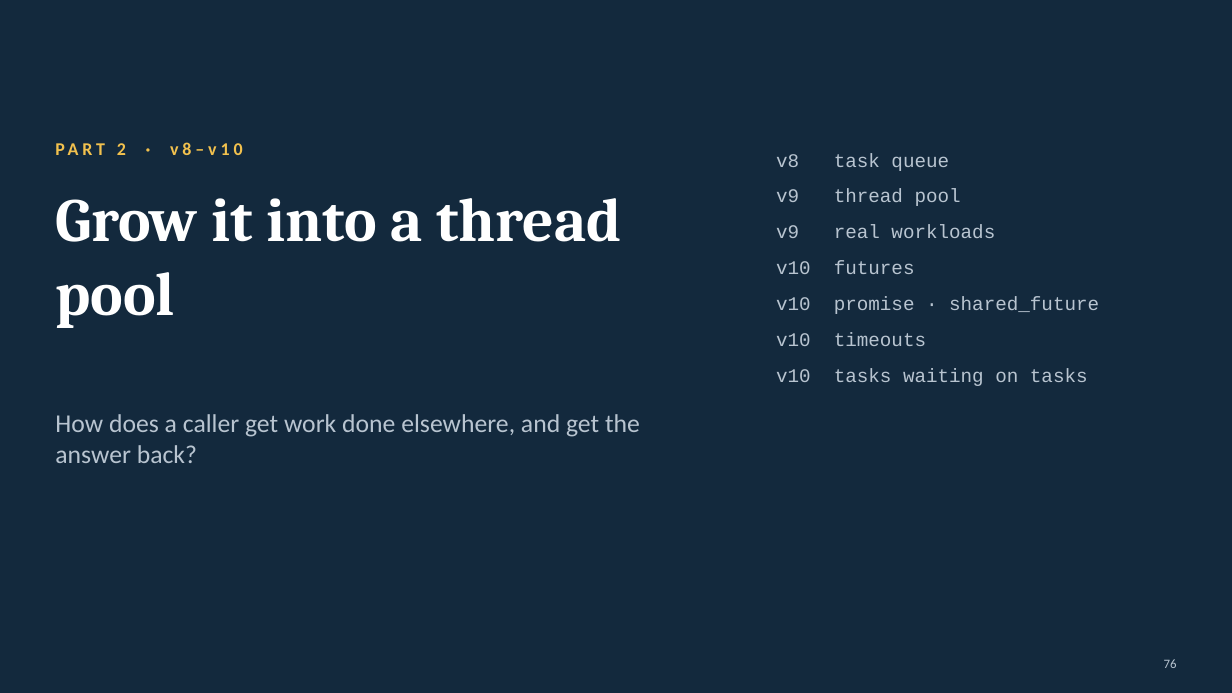
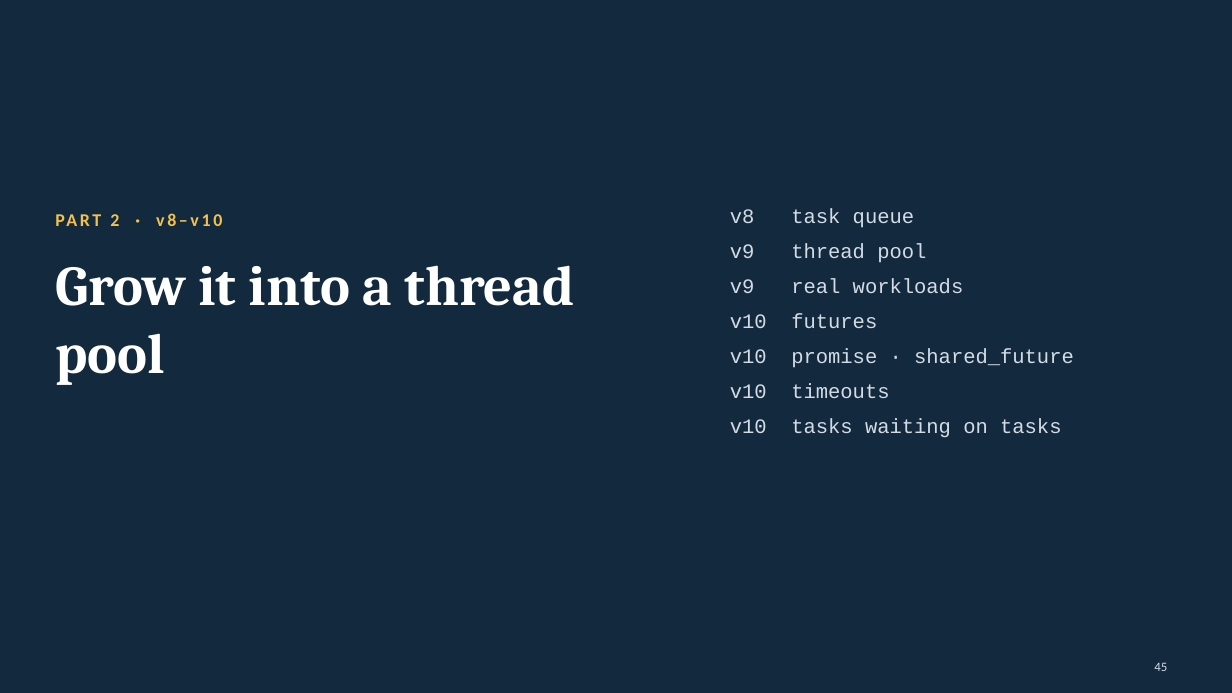
Before and after one commit to Kumarutkarsh9470/Project, a slide deck: slide 45 of Queue_Course.pptx (slide 76 before the commit). Drawn at 1232x693 pixels with LibreOffice and Linux fonts; fonts in the diff are those of the drawing. Boxes give left, top, right and bottom in pixels: in the first picture for what was removed or moved away, otherwise in the second. Text is boxed around its words. In the diff, an @@ line names an element or a change of style, - is before the commit and + after.

```diff
--- a/Queue_Course.pptx
+++ b/Queue_Course.pptx
@@ text "PART 2 · v8–v10": place and size @@
-text "PART 2 · v8–v10" at (117, 142, 243, 155)
+text "PART 2 · v8–v10" at (110, 214, 119, 226)
@@ text "PART 2 · v8–v10" at (110, 214, 119, 226): letter spacing 3 to 2 pt @@
@@ text "v8 task queue": place and size @@
-text "v8 task queue" at (776, 153, 1099, 386)
+text "v8 task queue" at (730, 209, 1074, 438)
@@ text "v8 task queue" at (730, 209, 1074, 438): size 15 to 16 pt, text colour #B8C4D0 to #D3DCE5; less space between paragraphs @@
@@ text "Grow it into a thread ...": place and size @@
-text "Grow it into a thread ..." at (55, 198, 622, 328)
+text "Grow it into a thread ..." at (55, 265, 575, 385)
@@ text "Grow it into a thread ..." at (55, 265, 575, 385): size 48 to 44 pt @@
@@ text removed at (55, 414, 640, 463) @@
-How does a caller get work done elsewhere, and get the answer back?
@@ page number removed at (1164, 659, 1177, 668) @@
-76
@@ page number added at (1154, 662, 1167, 671), 10 pt, text #D3DCE5 @@
+45
```
Also in this commit, not shown: 83 other slides changed, 7 slides added, 71 slides removed, 1 other file.
